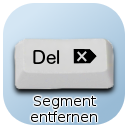
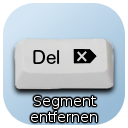
Comparing the layer stacks of the two 128×128 images. Changes:
painted on "Segment entfernen" over [31, 96, 97, 122]
painted on "Drop Shadow" over [29, 94, 99, 124]
